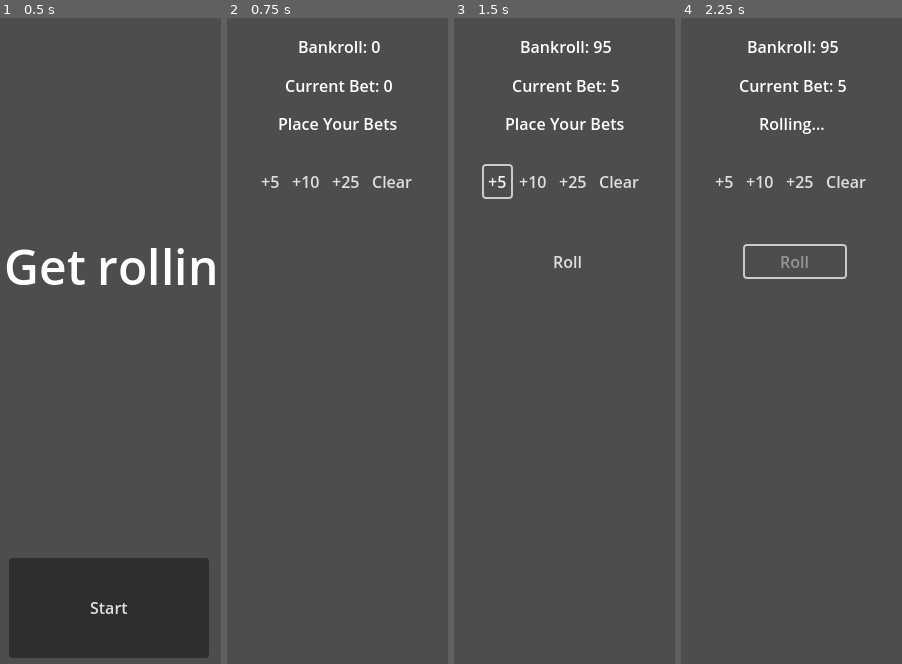
Above: before the commit, frames 1-4 (left to right).
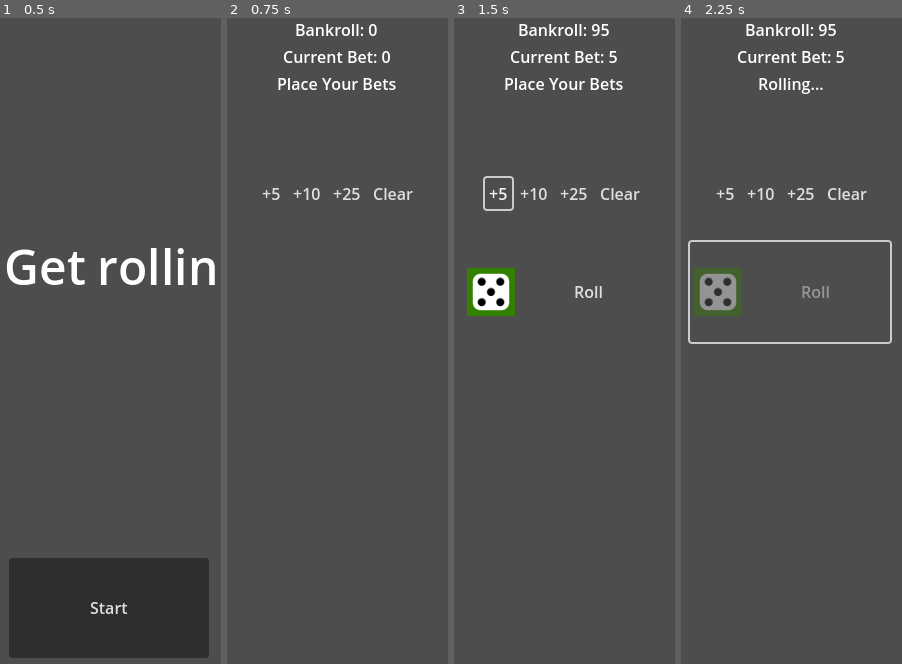
Above: after the commit, the same moments.

Repository: asarenski/godotCraps
Game: Godot game, scene res://src/scenes/main.tscn
Two runs of this game, one before a commit and one after it. Both use one fixed random seed, a clock stepped at 60 frames per second and the inputs below.
Inputs:
- Up to frame 1 (0.5 s): no input
- Up to frame 2 (0.75 s): click "Start" at 0.5 s
- Up to frame 3 (1.5 s): click "+5" at 1.25 s
- Up to frame 4 (2.25 s): click "Roll" at 2 s

Frame 1 is identical in both runs. In frame 2, 3.0% of the frame differs, in the area x 15-85%, y 0-29%; in frame 3, 5.2%; in frame 4, 5.7%, in the area x 3-96%, y 0-51%.

Commit message:
refactor show and hide results

Diff:
--- a/project.godot
+++ b/project.godot
@@ -13,7 +13,7 @@
 config/name="godotCraps"
 run/main_scene="uid://cnb5a5dss37ra"
 config/features=PackedStringArray("4.4", "GL Compatibility")
-config/icon="res://src/assets/icon.svg"
+config/icon="res://src/assets/godot.svg"
 
 [display]
 
--- a/src/scenes/hud.gd
+++ b/src/scenes/hud.gd
@@ -20,26 +20,37 @@
 	$"../Start".start_game.connect(_on_start_game)
 
 	# hide stuff
-	$DiceResult.hide()
-	$RoundResult.text = ""
+	hideDiceResult()
 
 func _on_start_game():
 	show()
 
 func update_bankroll(bankroll):
-	$Bankroll.text = "Bankroll: %d" % bankroll
+	$HUDTop/Bankroll.text = "Bankroll: %d" % bankroll
 
 func update_bet(bet):
-	$Bet.text = "Current Bet: %d" % bet
+	$HUDTop/Bet.text = "Current Bet: %d" % bet
 
 func update_phase(phase_text: String):
-	$Phase.text = phase_text
+	$HUDTop/Phase.text = phase_text
 
 func update_dice_result(dice1: int, dice2: int):
-	$DiceResult.text = "Dice: %d + %d = %d" % [dice1, dice2, dice1 + dice2]
+	$Results/DiceResult.text = "Dice: %d + %d = %d" % [dice1, dice2, dice1 + dice2]
 
 func update_round_result(result_text: String):
-	$RoundResult.text = result_text
+	$Results/RoundResult.text = result_text
+
+func showDiceResult():
+	$Results/DiceResult.show()
+
+func hideDiceResult():
+	$Results/DiceResult.hide()
+
+func showRoundResult():
+	$Results/RoundResult.show()
+
+func hideRoundResult():
+	$Results/RoundResult.hide()
 
 func _on_bet_5_pressed():
 	$RollButton.show()
@@ -64,6 +75,6 @@
 
 func _on_roll_complete(value: int):
 	$RollButton.set_disabled(false)
-	$DiceResult.show()
 	var dice_values = dice_roller.result.values()
 	update_dice_result(dice_values[0], dice_values[1])
+	showDiceResult()
--- a/src/scenes/main.tscn
+++ b/src/scenes/main.tscn
@@ -1,6 +1,7 @@
-[gd_scene load_steps=5 format=3 uid="uid://cnb5a5dss37ra"]
+[gd_scene load_steps=6 format=3 uid="uid://cnb5a5dss37ra"]
 
 [ext_resource type="Script" uid="uid://de8j43oipll30" path="res://src/scenes/start.gd" id="2_5dlwx"]
+[ext_resource type="Texture2D" uid="uid://dplf5v8v5jemv" path="res://src/assets/die.svg" id="3_dbro3"]
 [ext_resource type="Script" uid="uid://cldhvrrwohw24" path="res://src/scenes/hud.gd" id="3_o81g6"]
 [ext_resource type="Script" uid="uid://cf3y40wpfi08j" path="res://src/dice_roller/dice_roller.gd" id="4_5dlwx"]
 [ext_resource type="Script" uid="uid://gi80v51vaumc" path="res://src/state/state_manager.gd" id="5_o81g6"]
@@ -45,36 +46,15 @@
 [node name="HUD" type="CanvasLayer" parent="."]
 script = ExtResource("3_o81g6")
 
-[node name="Bankroll" type="Label" parent="HUD"]
-anchors_preset = 5
-anchor_left = 0.5
-anchor_right = 0.5
-offset_left = -40.5
-offset_top = 57.0
-offset_right = 42.5
-offset_bottom = 80.0
+[node name="BetButtons" type="HBoxContainer" parent="HUD"]
+anchors_preset = 14
+anchor_top = 0.5
+anchor_right = 1.0
+anchor_bottom = 0.5
+offset_top = -160.0
+offset_bottom = -129.0
 grow_horizontal = 2
-text = "Bankroll: 0"
-
-[node name="Bet" type="Label" parent="HUD"]
-anchors_preset = 5
-anchor_left = 0.5
-anchor_right = 0.5
-offset_left = -53.0
-offset_top = 96.0
-offset_right = 55.0
-offset_bottom = 119.0
-grow_horizontal = 2
-text = "Current Bet: 0"
-
-[node name="BetButtons" type="HBoxContainer" parent="HUD"]
-anchors_preset = 10
-anchor_right = 1.0
-offset_left = -1.0
-offset_top = 188.0
-offset_right = -1.0
-offset_bottom = 219.0
-grow_horizontal = 2
+grow_vertical = 2
 alignment = 1
 
 [node name="Bet5" type="Button" parent="HUD/BetButtons"]
@@ -98,51 +78,69 @@
 flat = true
 
 [node name="RollButton" type="Button" parent="HUD"]
-anchors_preset = 5
+anchors_preset = 8
 anchor_left = 0.5
+anchor_top = 0.5
 anchor_right = 0.5
-offset_left = -47.0
-offset_top = 268.0
-offset_right = 53.0
-offset_bottom = 299.0
+anchor_bottom = 0.5
+offset_left = -102.0
+offset_top = -96.0
+offset_right = 98.0
+offset_bottom = 4.0
 grow_horizontal = 2
+grow_vertical = 2
 text = "Roll"
+icon = ExtResource("3_dbro3")
 flat = true
 
-[node name="Phase" type="Label" parent="HUD"]
-anchors_preset = 5
-anchor_left = 0.5
-anchor_right = 0.5
-offset_left = -62.0
-offset_top = 134.0
-offset_right = 62.0
-offset_bottom = 157.0
+[node name="HUDTop" type="BoxContainer" parent="HUD"]
+anchors_preset = 10
+anchor_right = 1.0
+offset_left = -1.0
+offset_top = 40.0
+offset_right = -1.0
+offset_bottom = 117.0
 grow_horizontal = 2
+alignment = 1
+vertical = true
+
+[node name="Bankroll" type="Label" parent="HUD/HUDTop"]
+layout_mode = 2
+text = "Bankroll: 0"
+horizontal_alignment = 1
+
+[node name="Bet" type="Label" parent="HUD/HUDTop"]
+layout_mode = 2
+text = "Current Bet: 0"
+horizontal_alignment = 1
+
+[node name="Phase" type="Label" parent="HUD/HUDTop"]
+layout_mode = 2
 text = "Phase"
 horizontal_alignment = 1
 
-[node name="DiceResult" type="Label" parent="HUD"]
-anchors_preset = 5
-anchor_left = 0.5
-anchor_right = 0.5
-offset_left = -55.0
-offset_top = 343.0
-offset_right = 69.0
-offset_bottom = 366.0
+[node name="Results" type="BoxContainer" parent="HUD"]
+anchors_preset = 12
+anchor_top = 1.0
+anchor_right = 1.0
+anchor_bottom = 1.0
+offset_left = -1.0
+offset_top = -320.0
+offset_right = -1.0
+offset_bottom = -270.0
 grow_horizontal = 2
+grow_vertical = 0
+size_flags_vertical = 4
+alignment = 1
+vertical = true
+
+[node name="DiceResult" type="Label" parent="HUD/Results"]
+layout_mode = 2
 text = "Dice Result"
 horizontal_alignment = 1
 
-[node name="RoundResult" type="Label" parent="HUD"]
-anchors_preset = 5
-anchor_left = 0.5
-anchor_right = 0.5
-offset_left = -57.0
-offset_top = 377.0
-offset_right = 67.0
-offset_bottom = 400.0
-grow_horizontal = 2
-text = "Round Result"
+[node name="RoundResult" type="Label" parent="HUD/Results"]
+layout_mode = 2
 horizontal_alignment = 1
 
 [node name="DiceRoller" type="Node" parent="."]
--- a/src/state/comeout_betting_state.gd
+++ b/src/state/comeout_betting_state.gd
@@ -22,16 +22,15 @@
 		update_bet(bet + amount)
 		bankroll -= amount
 		hud.update_bankroll(bankroll)
-		hud.get_node("DiceResult").hide()
-		hud.update_round_result("")
+		hud.hideDiceResult()
+		hud.hideRoundResult()
 
 func _on_bet_cleared() -> void:
 	bankroll += bet
 	update_bet(0)
 	hud.update_bankroll(bankroll)
-	hud.get_node("DiceResult").hide()
-	hud.update_round_result("")
-	hud.get_node("RollButton").hide()
+	hud.hideDiceResult()
+	hud.hideRoundResult()
 
 func _on_roll_requested() -> void:
 	if bet > 0:
--- a/src/state/lose_round_state.gd
+++ b/src/state/lose_round_state.gd
@@ -7,4 +7,5 @@
 	bet = 0
 	hud.update_bet(bet)
 	hud.update_round_result("You Lose!")
+	hud.showRoundResult()
 	change_state.call(StateFactory.StateNames.COMEOUT_BETTING)
--- a/src/state/win_round_state.gd
+++ b/src/state/win_round_state.gd
@@ -11,5 +11,6 @@
 	hud.update_bet(bet)
 	hud.update_bankroll(bankroll)
 	hud.update_round_result("You Win: %d" % previous_state.bet)
+	hud.showRoundResult()
 
 	change_state.call(StateFactory.StateNames.COMEOUT_BETTING)
Renamed: src/dice_roller/icon.png -> src/assets/die.png
Not shown, changed: src/assets/die.png.import
Renamed: src/dice_roller/icon.svg -> src/assets/die.svg
Not shown, changed: src/assets/die.svg.import
Renamed: src/assets/icon.svg -> src/assets/godot.svg
Not shown, changed: src/assets/godot.svg.import
